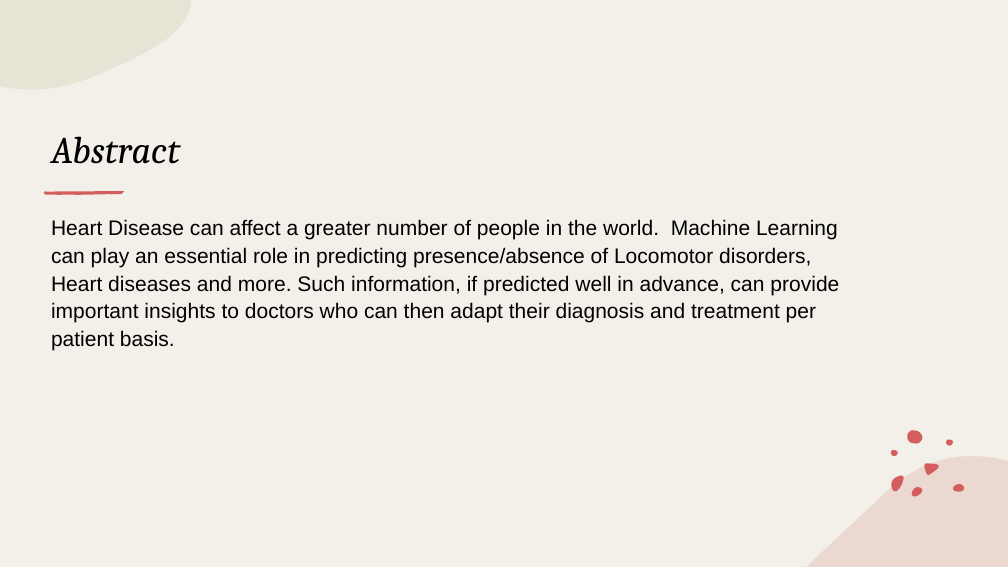
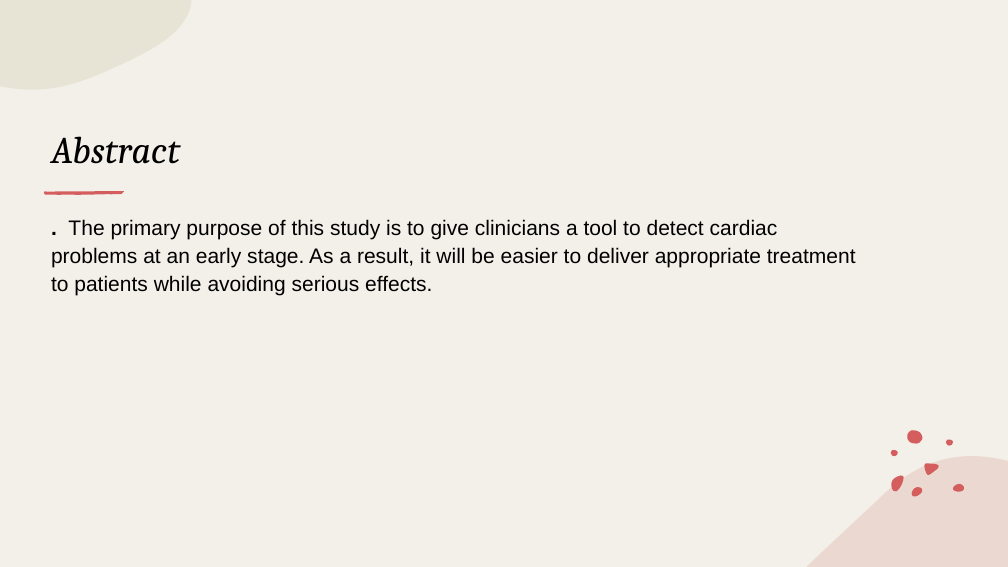
Before and after one commit to pingli10/part-2-project-5, a slide deck: slide 2 of Presentation1.pptx. Drawn at 1008x567 pixels with LibreOffice and Linux fonts; fonts in the diff are those of the drawing. Boxes give left, top, right and bottom in pixels: in the first picture for what was removed or moved away, otherwise in the second. Text is boxed around its words. In the diff, an @@ line names an element or a change of style, - is before the commit and + after.

```diff
--- a/Presentation1.pptx
+++ b/Presentation1.pptx
@@ text at (x1=51, y1=219, x2=856, y2=295): text changed @@
-Heart Disease can affect a greater number of people in the world. Machine Learning can play an essential role in predicting presence/absence of Locomotor disorders, Heart diseases and more. Such information, if predicted well in advance, can provide important insights to doctors who can then adapt their diagnosis and treatment per patient basis.
+. The primary purpose of this study is to give clinicians a tool to detect cardiac problems at an early stage. As a result, it will be easier to deliver appropriate treatment to patients while avoiding serious effects.
```
Also in this commit, not shown: 7 other slides changed, 9 slides removed.
